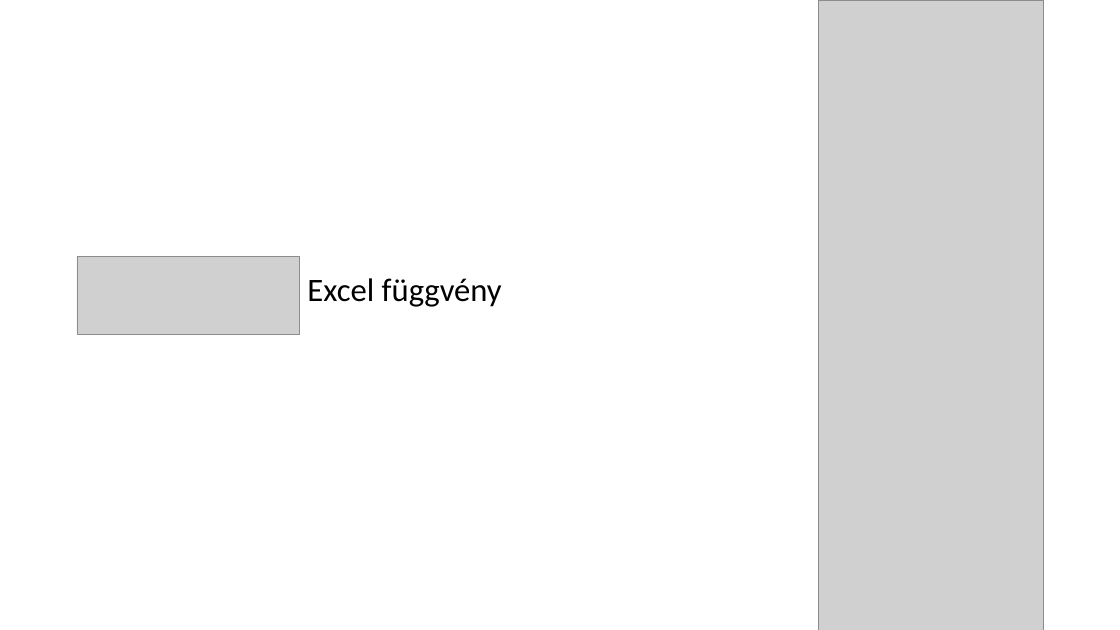
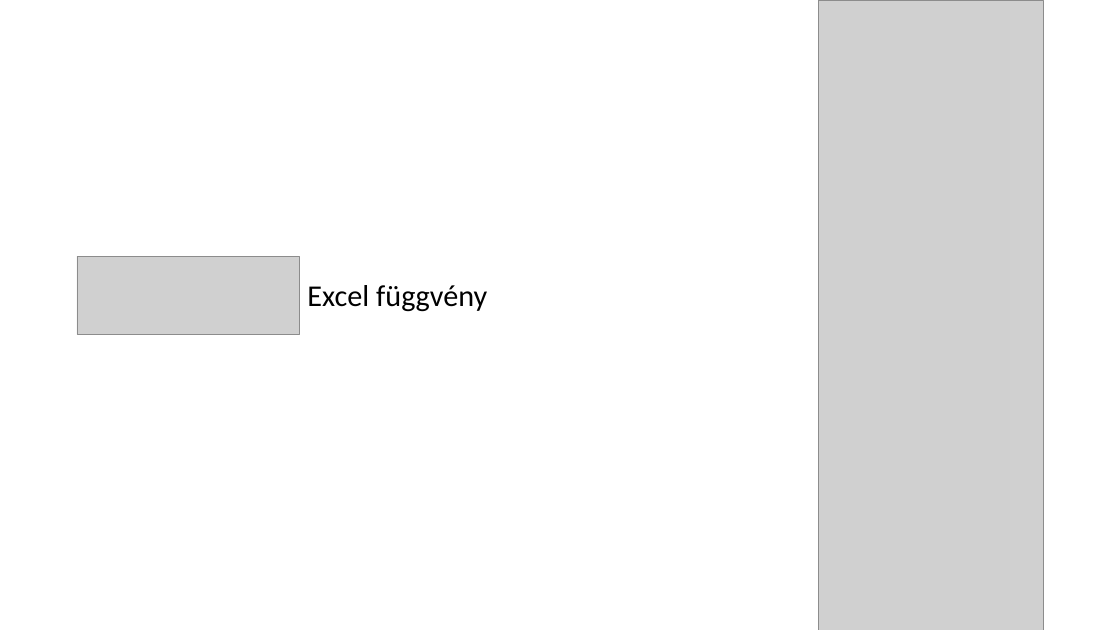
Before and after one commit to I-Izumi/School-project-network, a slide deck: slide 9 of Prezentációk/School_projects_ppt.pptx. Drawn at 1120x630 pixels with LibreOffice and Linux fonts; fonts in the diff are those of the drawing; grey boxes stand for pictures. Boxes give left, top, right and bottom in pixels: in the first picture for what was removed or moved away, otherwise in the second. Text is boxed around its words. In the diff, an @@ line names an element or a change of style, - is before the commit and + after.

```diff
--- a/Prezentációk/School_projects_ppt.pptx
+++ b/Prezentációk/School_projects_ppt.pptx
@@ text "Excel függvény" at [307, 285, 487, 312]: size 28 to 25.9 pt; line spacing 0.7 to 0.9 @@
```
Also in this commit, not shown: 2 other slides changed.
